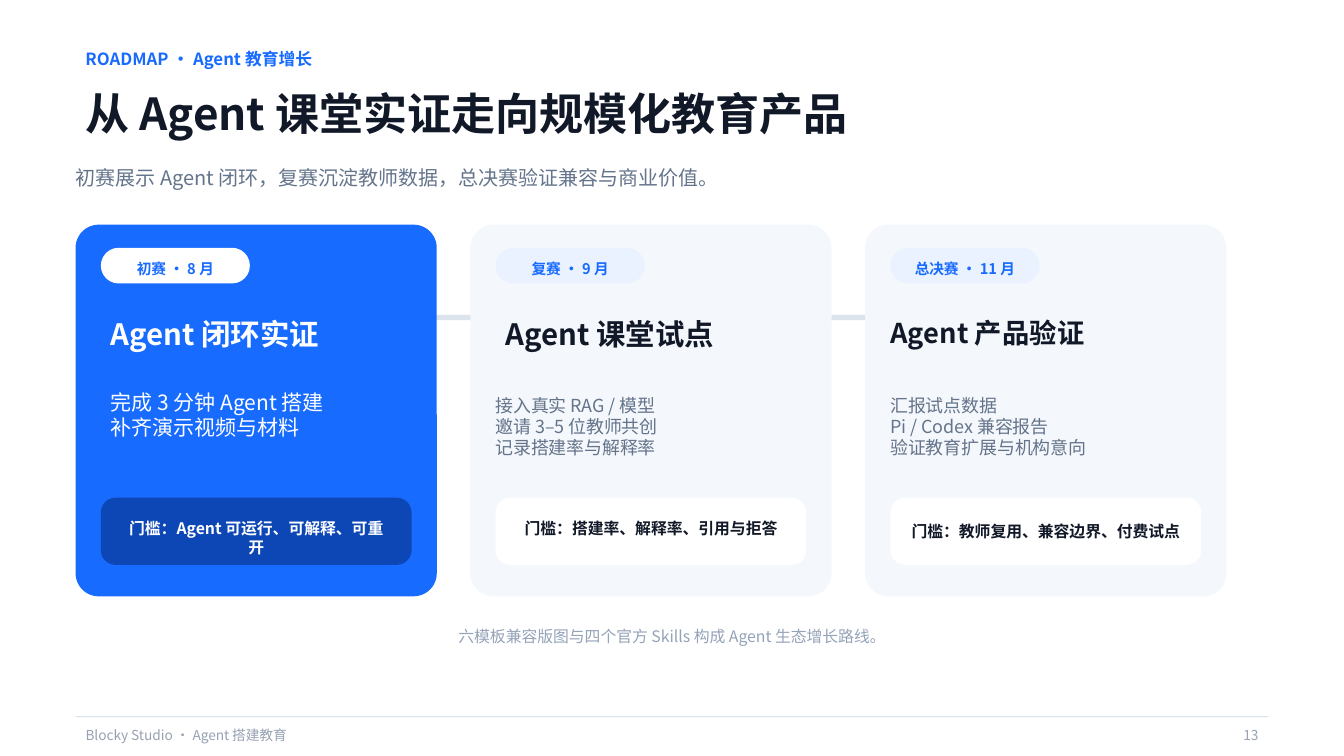
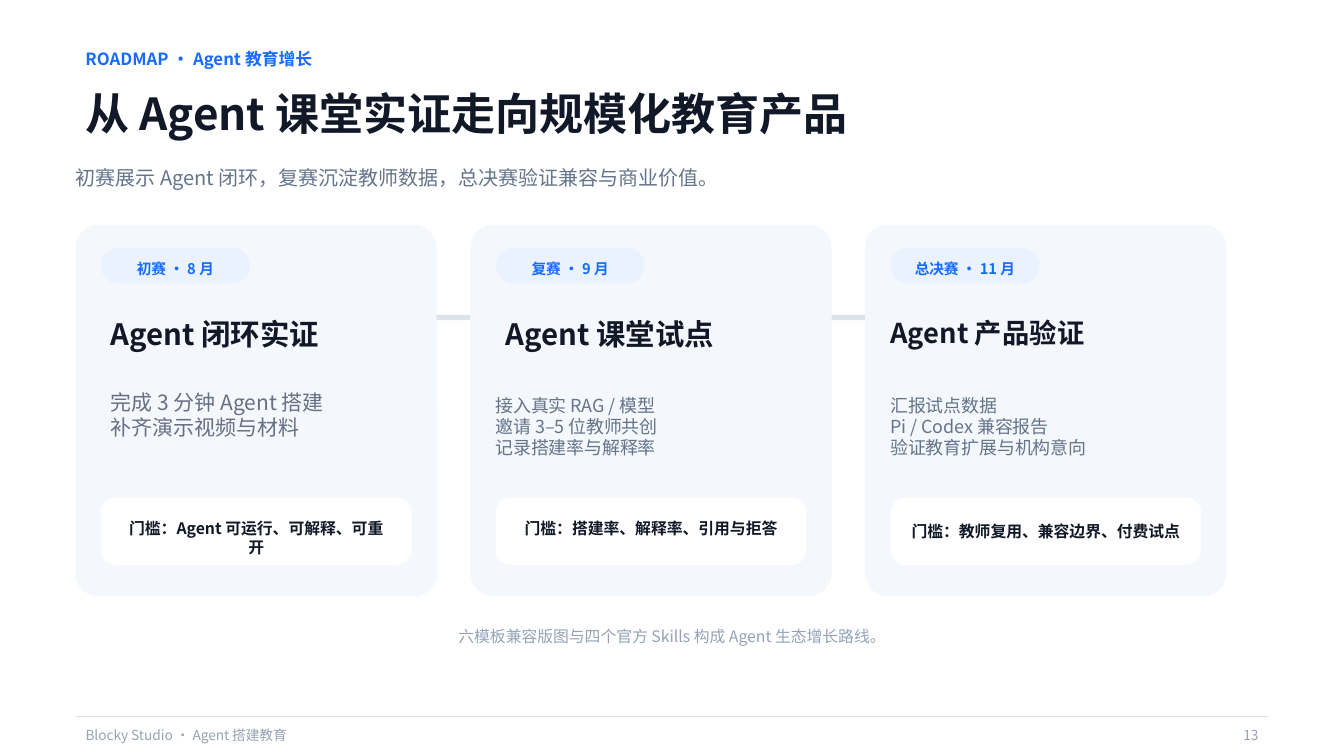
Before and after one commit to q2955161835-debug/Blocky-AI, a slide deck: slide 13 of PPT与商业计划书/Blocky-Studio-息壤杯-AI+教育.pptx. Drawn at 1344x756 pixels with LibreOffice and Linux fonts; fonts in the diff are those of the drawing. Boxes give left, top, right and bottom in pixels: in the first picture for what was removed or moved away, otherwise in the second. Text is boxed around its words. In the diff, an @@ line names an element or a change of style, - is before the commit and + after.

Commit message:
docs: unify competition deck color semantics

```diff
--- a/PPT与商业计划书/Blocky-Studio-息壤杯-AI+教育.pptx
+++ b/PPT与商业计划书/Blocky-Studio-息壤杯-AI+教育.pptx
@@ rounded rectangle at [76, 225, 437, 597]: fill #176BFF to #F4F7FB @@
@@ rounded rectangle at [101, 248, 250, 283]: fill #FFFFFF to #EAF2FF @@
@@ text "Agent 闭环实证" at [111, 319, 319, 352]: text colour #FFFFFF to #111827 @@
@@ text "完成 3 分钟 Agent 搭建" at [111, 392, 324, 437]: text colour #FFFFFF to #667085 @@
@@ rounded rectangle at [101, 498, 411, 566]: fill #0D47B5 to #FFFFFF @@
@@ text "门槛：Agent 可运行、可解释、可重开" at [129, 520, 383, 555]: text colour #FFFFFF to #111827 @@
```
Also in this commit, not shown: 12 other slides changed, 1 other file.
